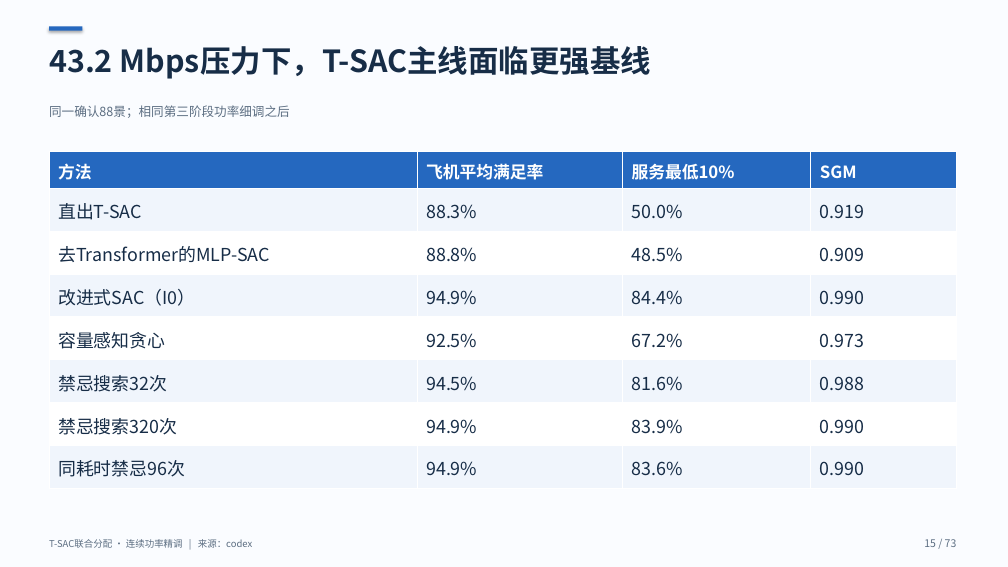
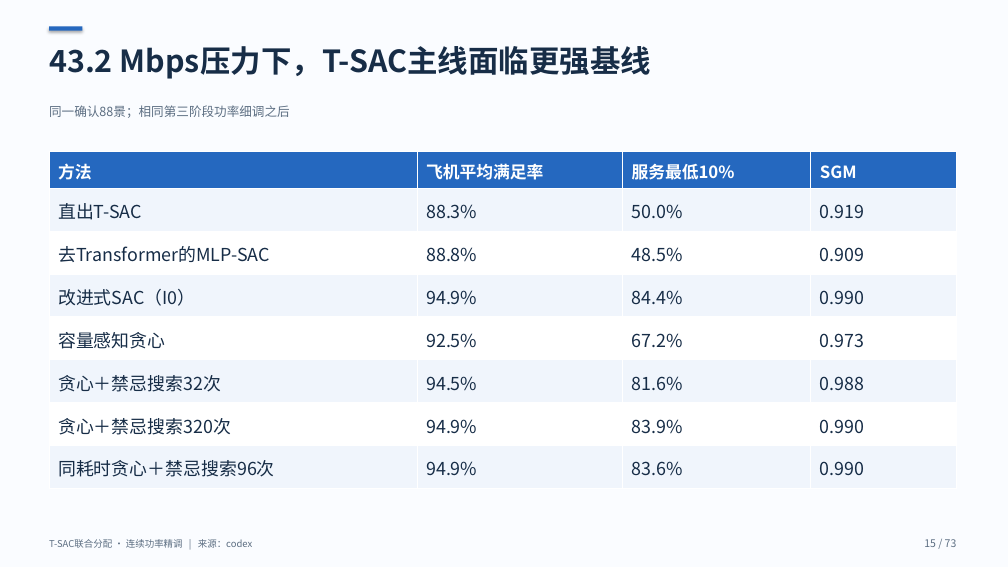
Before and after one commit to 144magixx/satellite-rl, a slide deck: slide 15 of docs/Claude维护/导师汇报/codex版/02_导师汇报.pptx. Drawn at 1008x567 pixels with LibreOffice and Linux fonts; fonts in the diff are those of the drawing. Boxes give left, top, right and bottom in pixels: in the first picture for what was removed or moved away, otherwise in the second. Text is boxed around its words. In the diff, an @@ line names an element or a change of style, - is before the commit and + after.

Commit message:
docs: 补齐纯禁忌评价报告与多格式结果同步

```diff
--- a/docs/Claude维护/导师汇报/codex版/02_导师汇报.pptx
+++ b/docs/Claude维护/导师汇报/codex版/02_导师汇报.pptx
@@ table at bbox=[49, 151, 957, 488] @@
-row 6, column 1: 禁忌搜索32次
+row 6, column 1: 贪心＋禁忌搜索32次
-row 7, column 1: 禁忌搜索320次
+row 7, column 1: 贪心＋禁忌搜索320次
-row 8, column 1: 同耗时禁忌96次
+row 8, column 1: 同耗时贪心＋禁忌搜索96次
```
Also in this commit, not shown: 3 other slides changed, 1 slide added, 36 other files.
